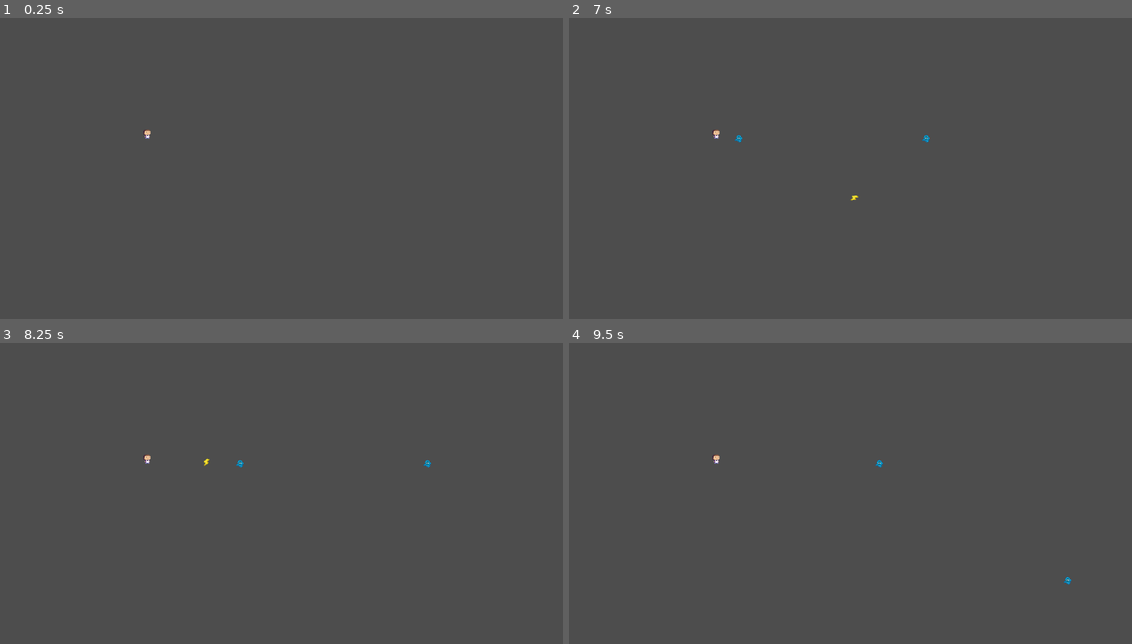
Above: before the commit, frames 1-4 (two rows, left to right).
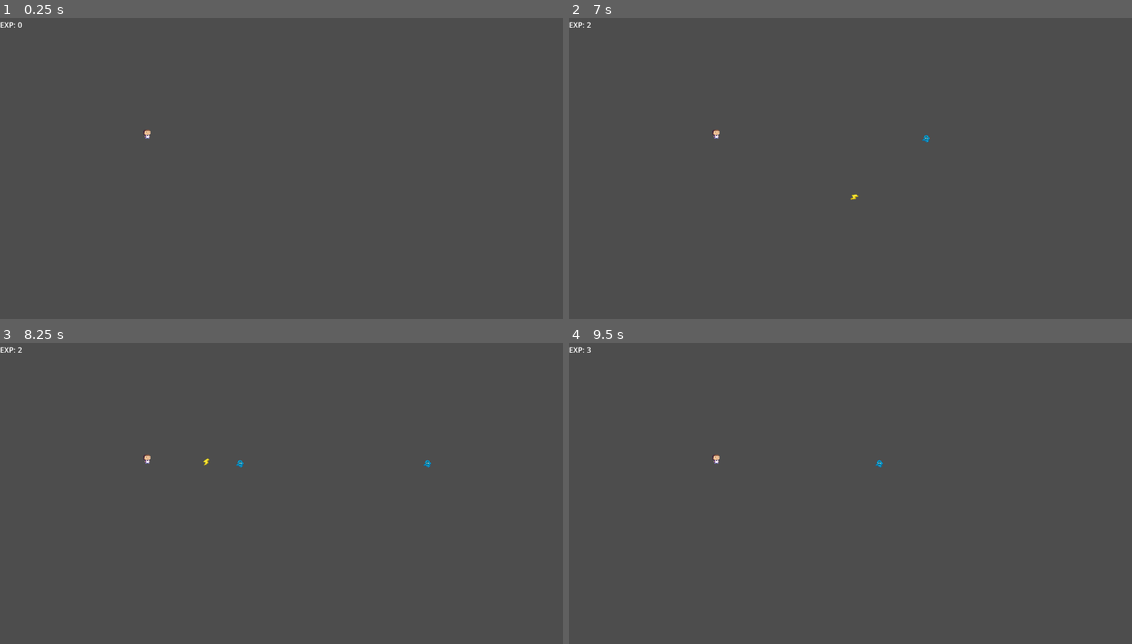
Above: after the commit, the same moments.

Repository: HypotheticalWhale/BabyThrowingSim
Game: Godot game, scene res://Scenes/Main.tscn
The game is run twice, just before and just after one commit, with the same random seed, the same clock (stepped at 60 frames per second) and the same inputs.
Inputs (mouse positions are in pixels of both pictures, inside the frame that each line leads up to):
- Up to frame 1 (0.25 s): no input
- Up to frame 2 (7 s): tap Enter at 0.5, 2, 4.25 s; move the mouse to (1002, 168) at 0.52 s; hold Space (shoot) 0.53-1.28 s; move the mouse to (749, 204) at 1.27 s; tap Space (shoot) at 1.35, 2.85, 3.5, 4.35, 5.85 s; move the mouse to (929, 111) at 2.02 s; hold Space (shoot) 2.03-2.78 s; move the mouse to (839, 252) at 2.77 s; move the mouse to (1047, 237) at 3.52 s; hold Space (shoot) 3.53-4.28 s; move the mouse to (687, 135) at 4.27 s; move the mouse to (901, 186) at 5.02 s; hold Space (shoot) 5.03-5.78 s; move the mouse to (777, 102) at 5.77 s; move the mouse to (1002, 168) at 6.52 s; hold Space (shoot) from 6.53 s (still down)
- Up to frame 3 (8.25 s): move the mouse to (180, 529) at 7.27 s; release Space (shoot) at 7.28 s; tap Space (shoot) at 7.35 s; move the mouse to (360, 436) at 8.02 s; hold Space (shoot) from 8.03 s (still down)
- Up to frame 4 (9.5 s): move the mouse to (839, 577) at 8.77 s; release Space (shoot) at 8.78 s; tap Space (shoot) at 8.85 s

The runs differ from the first frame. In frame 1, less than 0.1% of the frame differs, in the area x 0-4%, y 1-4%; in frame 2, less than 0.1%, in the area x 0-52%, y 1-61%; in frame 3, less than 0.1%; in frame 4, less than 0.1%.

Commit message:
collision stuff

Diff:
--- a/Enemy/RegularDad/RegularDad.gd
+++ b/Enemy/RegularDad/RegularDad.gd
@@ -5,6 +5,7 @@
 @export var direction: Vector2 = Vector2.LEFT  # Adjust the direction as needed
 @export var spawn_interval: float = 2.0
 @export var damage: int = 1
+@export var exp:int = 1
 
 func _ready():
 	velocity = direction * speed
@@ -15,7 +16,11 @@
 		await get_tree().create_timer(2.0).timeout
 		self.queue_free()
 
+func _on_hurtbox_body_entered(body):
+	self.queue_free()
 
-func _on_hurtbox_body_entered(body):
 
+func _on_hurtbox_area_entered(area):
+	print(area.owner.get_parent())
+	GlobalVars.current_exp += exp
 	self.queue_free()
--- a/Enemy/RegularDad/RegularDad.tscn
+++ b/Enemy/RegularDad/RegularDad.tscn
@@ -4,10 +4,8 @@
 [ext_resource type="Script" path="res://Enemy/RegularDad/RegularDad.gd" id="1_h77ta"]
 
 [sub_resource type="CircleShape2D" id="CircleShape2D_17r2i"]
-radius = 8.0
 
 [sub_resource type="CircleShape2D" id="CircleShape2D_2qyol"]
-radius = 8.0
 
 [node name="RegularDad" type="CharacterBody2D"]
 collision_layer = 4
@@ -25,4 +23,5 @@
 [node name="CollisionShape2D" type="CollisionShape2D" parent="."]
 shape = SubResource("CircleShape2D_2qyol")
 
+[connection signal="area_entered" from="Hurtbox" to="." method="_on_hurtbox_area_entered"]
 [connection signal="body_entered" from="Hurtbox" to="." method="_on_hurtbox_body_entered"]
--- a/Player/Player.gd
+++ b/Player/Player.gd
@@ -1,28 +1,6 @@
-#extends Node2D
-#
-## Exposed variables
-#@export var projectile_scene: PackedScene
-#@export var arc_height: float = 100.0  # Adjust this value to control the height of the arc
-#var projectile_speed: float = 5.0
-#var direction: Vector2
-#
-## Called every frame
-#func _process(delta: float) -> void:
-	#if Input.is_action_pressed("shoot"):
-		#var mouse_position: Vector2 = get_global_mouse_position()
-		#var projectile_instance: Node2D = projectile_scene.instantiate()
-		#projectile_instance.global_position = global_position
-		#direction = (mouse_position - global_position).normalized()
-		#var time_to_target: float = direction.length() / projectile_speed
-		#var initial_velocity_x: float = direction.x * projectile_speed
-		#var initial_velocity_y: float = (direction.y * projectile_speed) + (0.5 * arc_height * 9.8 * time_to_target)
-		## Set the projectile's initial velocity
-		#projectile_instance.velocity = Vector2(initial_velocity_x, initial_velocity_y)
-		#get_parent().add_child(projectile_instance)
-
 extends Node2D
-
 var current_projectile = preload("res://Projectile/Baby.tscn")
+var current_exp = 0
 @onready var reload_timer = $reload_timer
 var can_shoot: bool = true
 var MAX_HEALTH = 10
--- a/Projectile/Baby.gd
+++ b/Projectile/Baby.gd
@@ -1,7 +1,7 @@
 extends RigidBody2D
 
 var type = "projectile"
-var gravity = 50  # Adjust the gravity strength
+var gravity = 30  # Adjust the gravity strength
 var reload_speed = 1.0
 
 func _integrate_forces(state):
--- a/Projectile/Baby.tscn
+++ b/Projectile/Baby.tscn
@@ -1,7 +1,9 @@
-[gd_scene load_steps=3 format=3 uid="uid://g6ecrdq310o3"]
+[gd_scene load_steps=4 format=3 uid="uid://g6ecrdq310o3"]
 
 [ext_resource type="Texture2D" uid="uid://c3j5gl2xbyksm" path="res://assets/Bolt.png" id="1_hqb2b"]
 [ext_resource type="Script" path="res://Projectile/Baby.gd" id="1_xdvmk"]
+
+[sub_resource type="CircleShape2D" id="CircleShape2D_sd0h2"]
 
 [node name="Baby" type="RigidBody2D"]
 collision_mask = 4
@@ -11,5 +13,8 @@
 texture = ExtResource("1_hqb2b")
 hframes = 4
 
-[node name="CollisionPolygon2D" type="CollisionPolygon2D" parent="."]
-polygon = PackedVector2Array(2, -8, -6, -2, -6, 0, -5, 1, -2, 1, -4, 6, -3, 8, 5, 1, 5, -1, 3, -3, 6, -6, 4, -8)
+[node name="Area2D" type="Area2D" parent="."]
+collision_mask = 4
+
+[node name="CollisionShape2D" type="CollisionShape2D" parent="Area2D"]
+shape = SubResource("CircleShape2D_sd0h2")
--- a/Scenes/Main.tscn
+++ b/Scenes/Main.tscn
@@ -1,11 +1,14 @@
-[gd_scene load_steps=3 format=3 uid="uid://o5alyyhdvq4h"]
+[gd_scene load_steps=4 format=3 uid="uid://o5alyyhdvq4h"]
 
 [ext_resource type="Script" path="res://Scenes/Main.gd" id="1_64lo6"]
 [ext_resource type="PackedScene" uid="uid://c4hm1g85durbr" path="res://Player/Player.tscn" id="1_jcchd"]
+[ext_resource type="PackedScene" uid="uid://b5kwochsing33" path="res://UI/InGameOverlay.tscn" id="2_tsnw5"]
 
 [node name="Main" type="Node2D"]
 script = ExtResource("1_64lo6")
 spawn_reg_dad = true
+
+[node name="InGameOverlay" parent="." instance=ExtResource("2_tsnw5")]
 
 [node name="Player" parent="." instance=ExtResource("1_jcchd")]
 position = Vector2(306, 263)
--- /dev/null
+++ b/UI/CurrentExp.gd
@@ -0,0 +1,11 @@
+extends Label
+
+
+# Called when the node enters the scene tree for the first time.
+func _ready():
+	pass # Replace with function body.
+
+
+# Called every frame. 'delta' is the elapsed time since the previous frame.
+func _process(delta):
+	text = str(GlobalVars.current_exp)
--- /dev/null
+++ b/UI/GlobalVars.gd
@@ -0,0 +1,11 @@
+extends Node
+
+var current_exp = 0
+# Called when the node enters the scene tree for the first time.
+func _ready():
+	pass # Replace with function body.
+
+
+# Called every frame. 'delta' is the elapsed time since the previous frame.
+func _process(delta):
+	pass
--- /dev/null
+++ b/UI/InGameOverlay.tscn
@@ -0,0 +1,20 @@
+[gd_scene load_steps=2 format=3 uid="uid://b5kwochsing33"]
+
+[ext_resource type="Script" path="res://UI/CurrentExp.gd" id="1_l5nsb"]
+
+[node name="InGameOverlay" type="CanvasLayer"]
+
+[node name="VBoxContainer" type="HBoxContainer" parent="."]
+offset_right = 1279.0
+offset_bottom = 29.0
+
+[node name="ExpLabel" type="Label" parent="VBoxContainer"]
+texture_filter = 1
+layout_mode = 2
+size_flags_horizontal = 0
+text = "EXP:"
+
+[node name="CurrentExp" type="Label" parent="VBoxContainer"]
+layout_mode = 2
+text = "0"
+script = ExtResource("1_l5nsb")
--- a/project.godot
+++ b/project.godot
@@ -14,6 +14,10 @@
 run/main_scene="res://Scenes/Main.tscn"
 config/features=PackedStringArray("4.2", "GL Compatibility")
 config/icon="res://icon.svg"
+
+[autoload]
+
+GlobalVars="*res://UI/GlobalVars.gd"
 
 [display]
 
